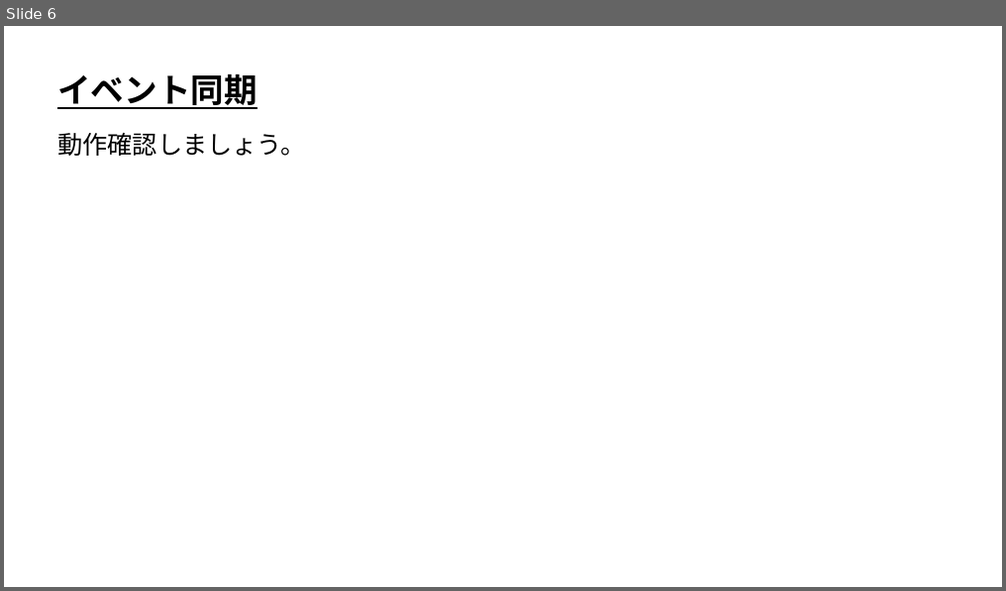
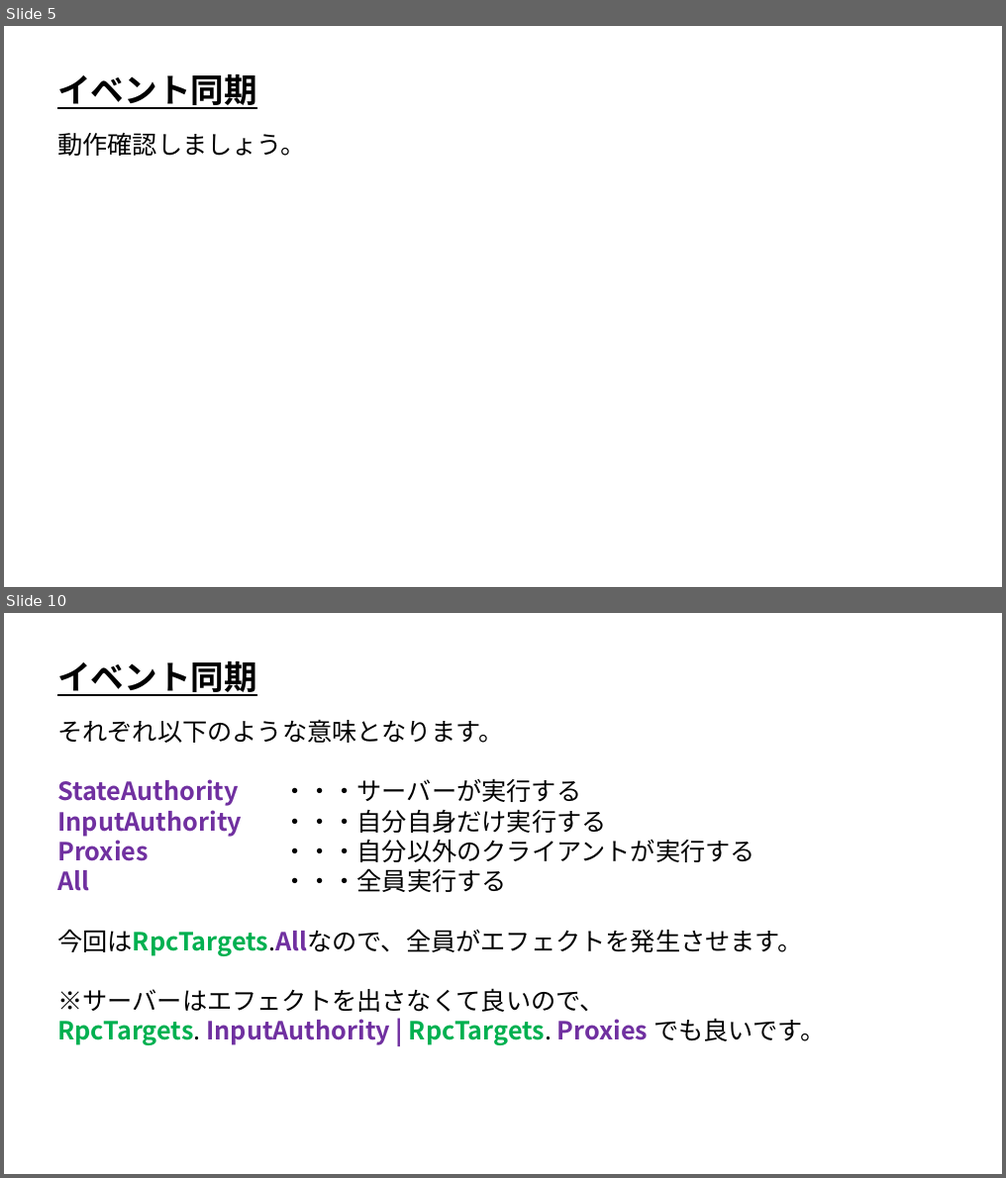
Before and after one commit to ArakiYusuke-Ohara/Textbook, a slide deck: ゲーム科3年/00_前期/オンラインゲームプログラミングⅡ/07_イベント同期.pptx. Shown one above the other, each under a label of ours: slide 6 before the commit, slides 5 and 10 after it; the slides between them are not shown. The pictures are 1006x591 and 1006x1178 pixels, drawn with LibreOffice and Linux fonts; fonts in the diff are those of the drawing. Boxes give left, top, right and bottom in pixels: in the first picture for what was removed or moved away, otherwise in the second. Text is boxed around its words. In the diff, an @@ line names an element or a change of style, - is before the commit and + after.

```diff
--- a/ゲーム科3年/00_前期/オンラインゲームプログラミングⅡ/07_イベント同期.pptx
+++ b/ゲーム科3年/00_前期/オンラインゲームプログラミングⅡ/07_イベント同期.pptx
@@ slide 10 added at bbox=[4, 613, 1002, 1174], background #FFFFFF @@
@@ text added at bbox=[57, 662, 257, 696], 32 pt, text #000000, bold, underline @@
+イベント同期
@@ text added at bbox=[57, 719, 825, 1046], 24 pt, text #000000 @@
+それぞれ以下のような意味となります。
+StateAuthority ・・・サーバーが実行する
+InputAuthority ・・・自分自身だけ実行する
+Proxies ・・・自分以外のクライアントが実行する
+All ・・・全員実行する
+今回はRpcTargets.Allなので、全員がエフェクトを発生させます。
+※サーバーはエフェクトを出さなくて良いので、
+RpcTargets. InputAuthority | RpcTargets. Proxies でも良いです。
@@ what was slide 6 is now slide 5 @@
```
Also in this commit, not shown: 1 slide changed, 4 other slides added, 1 slide removed.
